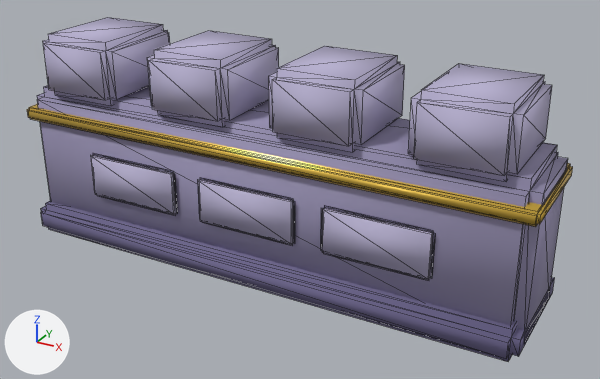
The glTF model game/assets/modelos/cenario/parede-baixa.glb, before and after one commit.
Rendered twice from a camera (50 mm lens) standing at (1.45, -2.44, 1.54) and looking at (0.1, 0.01, 0.32). Arrows for +X, +Y and +Z are at lower left; the lights stay in place. The picture after the commit comes second. Mesh edges are drawn as thin lines. Vertices at exactly the same position are counted once.

Names of what the first picture shows: 'ParedeBaixa'.
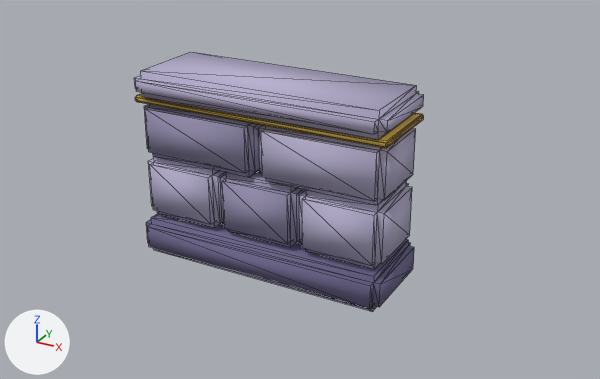
What changed in the scene script:
```text
Change me_paredebaixa:
    remove me_paredebaixa.from_pydata(...)  # 284 vertices, 528 faces; spans x -1.01..1.01, y -0.25..0.25, z 0.0..0.82
    remove me_paredebaixa.materials.append(mat_w_pedra)  # greyish blue #9a93b5
    remove me_paredebaixa.materials.append(mat_w_pedra_esc)  # blue #6f6890
    remove me_paredebaixa.materials.append(mat_w_ouro)  # yellow #ebc24e
    remove me_paredebaixa.materials.append(mat_w_pedra_cl)  # pale blue #b9b2d2
    add me_paredebaixa.from_pydata(...)  # 256 vertices, 480 faces; spans x -0.5..0.5, y -0.19..0.19, z 0.0..0.73
    me_paredebaixa part 1: the loose piece of 32 vertices spanning x -1.0..1.0, y -0.25..0.25, z 0.0..0.12 is scaled about its middle by (0.492, 0.709, 1.31), then moved by (0.0, 0.0, 0.01), in mat_pedra_esc (blue #6f6890)
    me_paredebaixa part 2: the loose piece of 32 vertices spanning x -0.42..-0.08, y -0.2..0.2, z 0.58..0.82 is scaled about its middle by (0.957, 0.74, 1.03), then moved by (-0.08, 0.0, -0.43), in mat_pedra_cl (pale blue #b9b2d2)
    me_paredebaixa part 3: the loose piece of 32 vertices spanning x 0.08..0.42, y -0.2..0.2, z 0.58..0.82 is scaled about its middle by (0.957, 0.74, 1.03), then moved by (0.08, 0.0, -0.43), in mat_pedra_cl (pale blue #b9b2d2)
    me_paredebaixa part 4: the loose piece of 32 vertices spanning x -0.92..-0.58, y -0.2..0.2, z 0.58..0.82 is scaled about its middle by (0.957, 0.74, 1.03), then moved by (0.75, 0.0, -0.43), in mat_pedra (greyish blue #9a93b5)
    me_paredebaixa part 5: the loose piece of 32 vertices spanning x -1.01..1.01, y -0.22..0.22, z 0.47..0.52 is scaled about its middle by (0.499, 0.732, 0.465), then moved by (0.0, 0.0, 0.12), in mat_faixa (yellow #ebc24e)
    me_paredebaixa part 6: a new loose piece of 32 vertices spanning x 0.01..0.49, y -0.15..0.15, z 0.39..0.61, in mat_pedra_cl (pale blue #b9b2d2)
    me_paredebaixa part 7: a new loose piece of 32 vertices spanning x -0.5..0.5, y -0.19..0.19, z 0.63..0.73, in mat_pedra_cl (pale blue #b9b2d2)
    me_paredebaixa part 8: a new loose piece of 32 vertices spanning x -0.49..-0.01, y -0.15..0.15, z 0.39..0.61, in mat_pedra (greyish blue #9a93b5)
    me_paredebaixa part 9: the loose piece of 32 vertices spanning x 0.58..0.92, y -0.2..0.2, z 0.58..0.82 is deleted
    me_paredebaixa part 10: the loose piece of 20 vertices spanning x -0.7..-0.3, y -0.22..-0.2, z 0.21..0.39 is deleted
    me_paredebaixa part 11: the loose piece of 20 vertices spanning x 0.3..0.7, y -0.22..-0.2, z 0.21..0.39 is deleted
    me_paredebaixa part 12: the loose piece of 20 vertices spanning x -0.2..0.2, y -0.22..-0.2, z 0.21..0.39 is deleted
    me_paredebaixa part 13
    32 vertices are removed from x -1.0..1.0, y -0.2..0.2, z 0.0..0.6
    60 faces are deleted
    add me_paredebaixa.materials.append(mat_pedra_esc)  # blue #6f6890
    add me_paredebaixa.materials.append(mat_pedra_cl)  # pale blue #b9b2d2
    add me_paredebaixa.materials.append(mat_pedra)  # greyish blue #9a93b5
    add me_paredebaixa.materials.append(mat_faixa)  # yellow #ebc24e
```

Boxes (x1, y1, x2, y2) around the edits, measured in the pictures (600 x 379 px; the box of a moved part takes in the faces that stretch with it):
'ParedeBaixa', reshaped (47% narrower, 25% shorter): before (27, 17, 573, 362); after (134, 52, 424, 311)
part 1 of me_paredebaixa, moved or reshaped: before (41, 201, 555, 362); after (146, 213, 414, 311)
part 2 of me_paredebaixa, moved or reshaped: before (147, 31, 279, 127); after (148, 156, 226, 228)
part 3 of me_paredebaixa, moved or reshaped: before (269, 46, 405, 152); after (299, 181, 412, 269)
part 4 of me_paredebaixa, moved or reshaped: before (43, 17, 170, 106); after (220, 171, 305, 247)
part 5 of me_paredebaixa, moved or reshaped: before (27, 104, 573, 227); after (135, 93, 424, 148)
part 6 of me_paredebaixa, added (pale blue): after (259, 126, 416, 205)
part 7 of me_paredebaixa, added (pale blue): after (134, 52, 424, 140)
part 8 of me_paredebaixa, added: after (144, 104, 263, 177)
part 9 of me_paredebaixa, deleted (pale blue): before (408, 64, 552, 181)
part 10 of me_paredebaixa, deleted (pale blue): before (91, 153, 178, 216)
part 11 of me_paredebaixa, deleted (pale blue): before (321, 205, 436, 280)
part 12 of me_paredebaixa, deleted (pale blue): before (198, 177, 295, 246)
part 13 of me_paredebaixa, deleted: before (37, 85, 568, 340)
